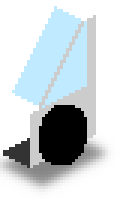
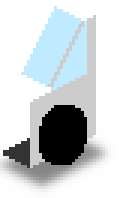
Comparing the layer stacks of the two 132×198 images. Changes:
moved "Down" above "Frame", painted on it over [12, 75, 51, 114]
renamed "Shadow copy" to "Wheel copy", opacity 60% → 100%, moved it above "Side", painted on it over [30, 105, 45, 114]
painted on "Side" over [30, 75, 87, 114]
painted on "Glass" over [12, 78, 87, 111]
renamed "Wheel copy" to "Shadow copy", opacity 100% → 60%, moved it above "Bottom", painted on it over [30, 105, 45, 114]
